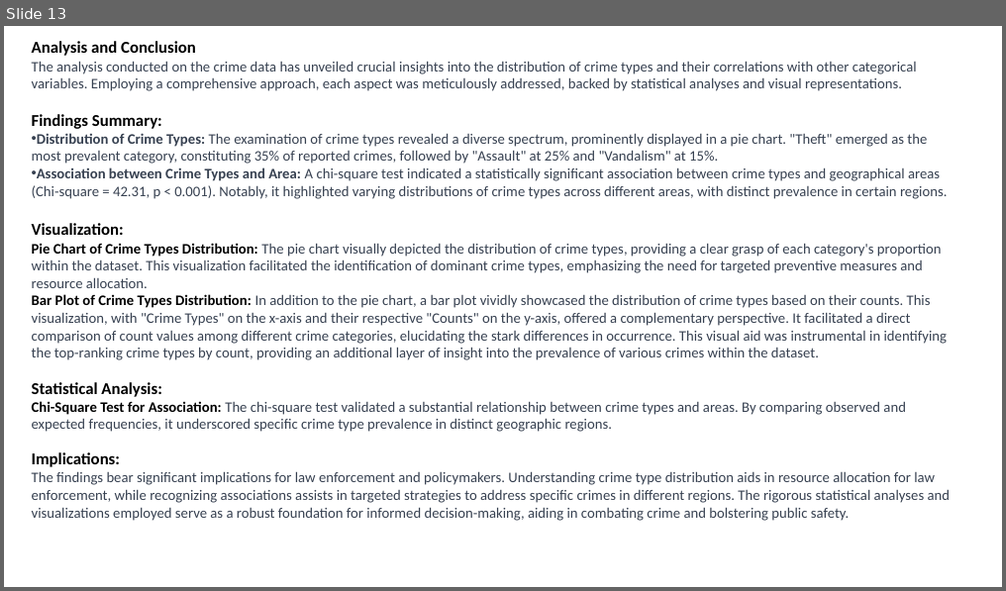
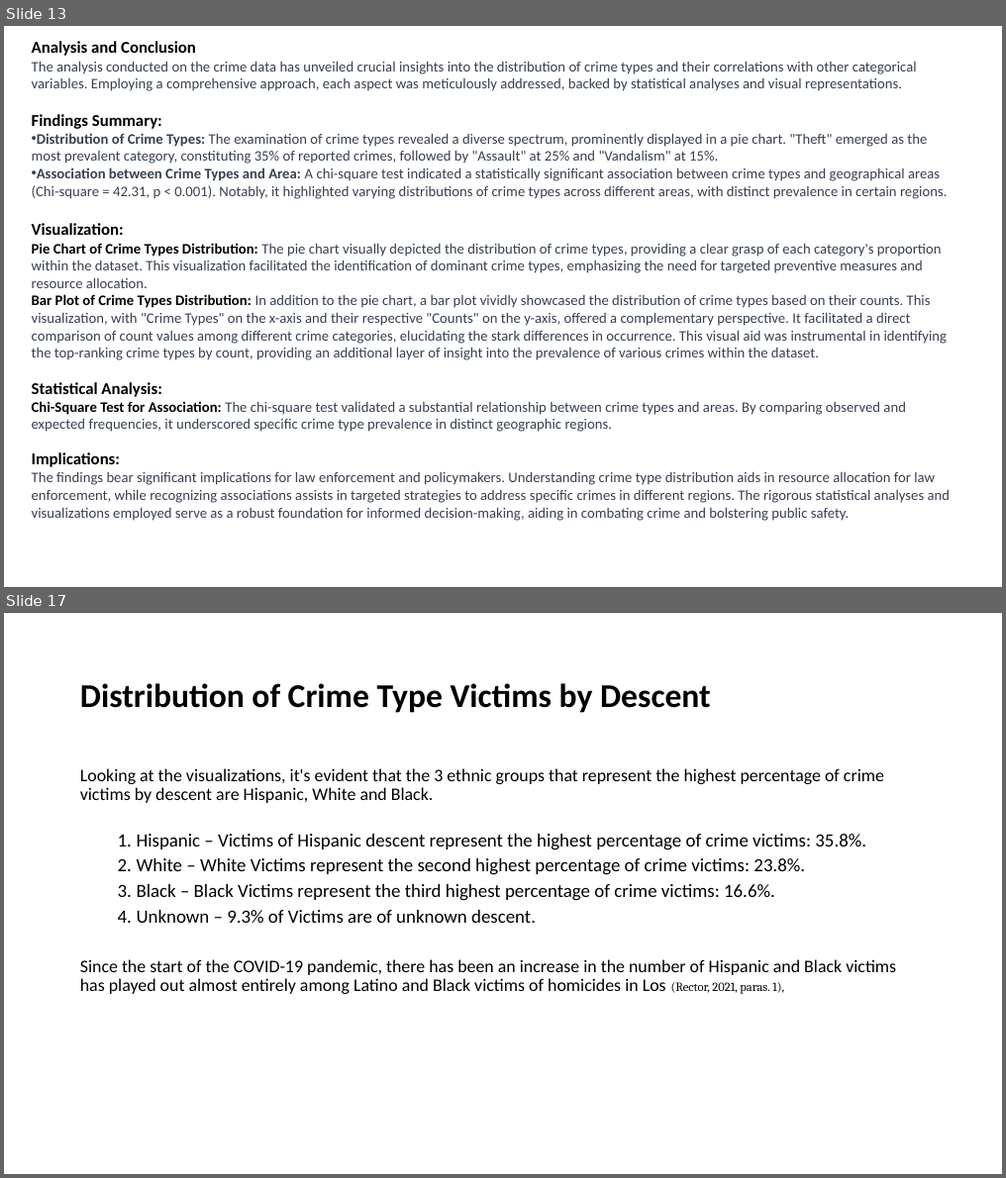
Before and after one commit to qazifabiahoq/Project_Crime_in_La_2020-Dec2023, a slide deck: Final Presentation.pptx. Shown one above the other, each under a label of ours: slide 13 before the commit, slides 13 and 17 after it; the slides between them are not shown. The pictures are 1006x591 and 1006x1178 pixels, drawn with LibreOffice and Linux fonts; fonts in the diff are those of the drawing. Boxes give left, top, right and bottom in pixels: in the first picture for what was removed or moved away, otherwise in the second. Text is boxed around its words. In the diff, an @@ line names an element or a change of style, - is before the commit and + after.

```diff
--- a/Final Presentation.pptx
+++ b/Final Presentation.pptx
@@ slide 17 added at (x1=4, y1=613, x2=1002, y2=1174), background #FFFFFF @@
@@ title added at (x1=80, y1=683, x2=711, y2=713), 32 pt, text #000000, bold @@
+Distribution of Crime Type Victims by Descent
@@ text added at (x1=80, y1=768, x2=896, y2=994), 17 pt, text #000000 @@
+Looking at the visualizations, it's evident that the 3 ethnic groups that represent the highest percentage of crime victims by descent are Hispanic, White and Black.
+  1. Hispanic – Victims of Hispanic descent represent the highest percentage of crime victims: 35.8%.
+  2. White – White Victims represent the second highest percentage of crime victims: 23.8%.
+  3. Black – Black Victims represent the third highest percentage of crime victims: 16.6%.
+  4. Unknown – 9.3% of Victims are of unknown descent.
+Since the start of the COVID-19 pandemic, there has been an increase in the number of Hispanic and Black victims has played out almost entirely among Latino and Black victims of homicides in Los (Rector, 2021, paras. 1),
```
Also in this commit, not shown: 4 other slides added.
